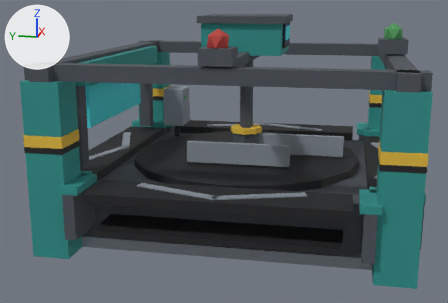
A saved change to the glTF model export/trieur.glb.
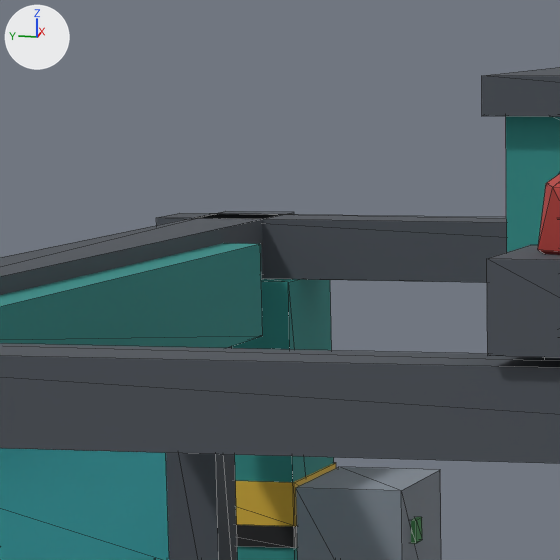
Each version appears first whole from a 50 mm camera at (-1.881, -0.305, 0.657) aimed at (-0.04, 0.063, 0.197), and next in a close-up on the part from 25% to 47% of the width and 1% to 34% of the height. Arrows for +X, +Y and +Z are at upper left; the lights stay in place. The first two pictures are the older version. The close-ups show mesh edges as thin lines. Vertices at exactly the same position are counted once.

In view in the first close-up: 'pieces_acier.054', 'pieces_acier_sombre.022', 'pieces_jaune.024', 'pieces_noir.030', 'pieces_rouge.002', 'pieces_trieur.002', 'scanner_cyan.002' and 1 more.
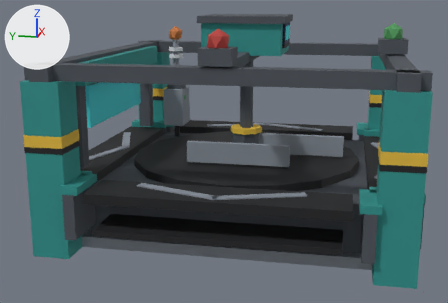
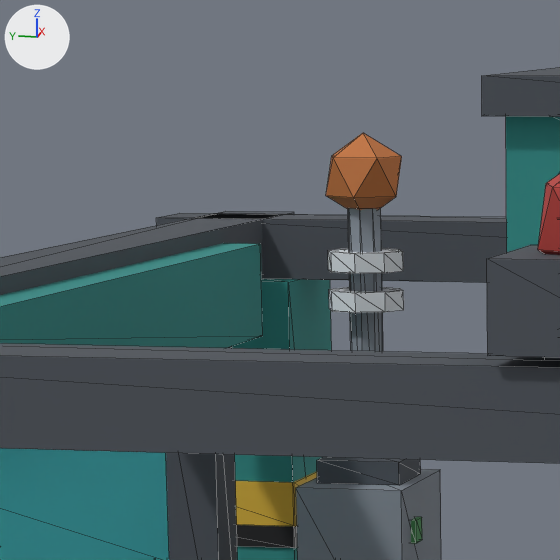
What differs and where, as boxes (x1, y1, x2, y2) in the close-ups (560 x 560 px):
'pieces_acier.054', reshaped
    before: (296, 467, 441, 560)
    after: (296, 208, 441, 560)
'pieces_cuivre.002', added (orange)
    after: (326, 133, 402, 210)
'pieces_blanc.002', added
    after: (328, 248, 404, 313)
part 1 of me_pieces_acier_058, added
    after: (348, 208, 383, 351)
part 2 of me_pieces_acier_sombre_026, added
    after: (317, 457, 421, 485)

The change, as a diff of the scene's bpy script:
```diff
--- a/export/trieur.glb.py
+++ b/export/trieur.glb.py
@@ mat_cuivre @@
+mat_cuivre = principled_material('cuivre')
+mat_cuivre.base_color = (0.552, 0.175, 0.0437)  # orange #c4743b
+mat_cuivre.roughness = 0.75
@@ mat_blanc @@
+mat_blanc = principled_material('blanc')
+mat_blanc.base_color = (0.738, 0.768, 0.807)  # white #dfe3e8
+mat_blanc.roughness = 0.75
@@ me_pieces_acier_058 @@
 # used by ob_pieces_acier_054; location = (0.0, 0.0, 0.0)
-me_pieces_acier_058.from_pydata(...)  # 16 vertices, 24 faces; spans x -0.4..0.4, y -0.4..0.4, z 0.0..0.34
+me_pieces_acier_058.from_pydata(...)  # 32 vertices, 52 faces; spans x -0.4..0.4, y -0.4..0.4, z 0.0..0.515
+# me_pieces_acier_058 part 1: a new loose piece, an 8-sided cylinder along z spanning x 0.299..0.321, y 0.299..0.321, z 0.355..0.515, in mat_acier (grey #8a929c)
 me_pieces_acier_058.materials.append(mat_acier)
@@ me_pieces_acier_sombre_026 @@
 # used by ob_pieces_acier_sombre_022; location = (0.0, 0.0, 0.0)
-me_pieces_acier_sombre_026.from_pydata(...)  # 176 vertices, 268 faces; spans x -0.5..0.5, y -0.5..0.5, z 0.03..0.61
+me_pieces_acier_sombre_026.from_pydata(...)  # 184 vertices, 280 faces; spans x -0.5..0.5, y -0.5..0.5, z 0.03..0.61
+# me_pieces_acier_sombre_026 part 2: a new loose piece, a box spanning x 0.282..0.338, y 0.282..0.338, z 0.34..0.355, in mat_acier_sombre (dark grey #4a5058)
 me_pieces_acier_sombre_026.materials.append(mat_acier_sombre)
@@ me_pieces_cuivre_002 @@
+me_pieces_cuivre_002.from_pydata(...)  # an icosphere of 20 faces spanning x 0.2854..0.3346, y 0.2866..0.3334, z 0.5075..0.5625
+me_pieces_cuivre_002.materials.append(mat_cuivre)  # orange #c4743b
@@ me_pieces_blanc_002 @@
+me_pieces_blanc_002.from_pydata(...)  # an 8-sided cylinder along z spanning x 0.285..0.335, y 0.285..0.335, z 0.45..0.4625; an 8-sided cylinder along z spanning x 0.285..0.335, y 0.285..0.335, z 0.475..0.4875
+me_pieces_blanc_002.materials.append(mat_blanc)  # white #dfe3e8
@@ ob_pieces_cuivre_002 @@
+ob_pieces_cuivre_002 = bpy.data.objects.new('pieces_cuivre.002', me_pieces_cuivre_002)
+ob_pieces_cuivre_002.location = (0.0, 0.0, 0.0)
@@ ob_pieces_blanc_002 @@
+ob_pieces_blanc_002 = bpy.data.objects.new('pieces_blanc.002', me_pieces_blanc_002)
+ob_pieces_blanc_002.location = (0.0, 0.0, 0.0)
```
